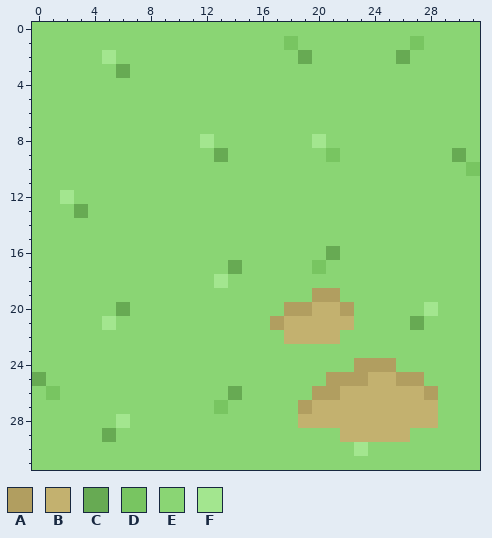
One commit to this pixel-art sprite: Assets/Assets/Resources/Tile/grass_1.png. The first picture shows the starting point.
The file is 32x32 pixels. Colours within 5 levels of each other are drawn and written as one.
Palette (. is transparent): A #b19e60  B #c3b16f  C #67aa53  D #78c561  E #8ad574  F #a3e68f
Pixels before, first column x 0:
 0 EEEEEEEEEEEEEEEEEEEEEEEEEEEEEEEE
 1 EEEEEEEEEEEEEEEEEEDEEEEEEEEDEEEE
 2 EEEEEFEEEEEEEEEEEEECEEEEEECEEEEE
 3 EEEEEECEEEEEEEEEEEEEEEEEEEEEEEEE
 4 EEEEEEEEEEEEEEEEEEEEEEEEEEEEEEEE
 5 EEEEEEEEEEEEEEEEEEEEEEEEEEEEEEEE
 6 EEEEEEEEEEEEEEEEEEEEEEEEEEEEEEEE
 7 EEEEEEEEEEEEEEEEEEEEEEEEEEEEEEEE
 8 EEEEEEEEEEEEFEEEEEEEFEEEEEEEEEEE
 9 EEEEEEEEEEEEECEEEEEEEDEEEEEEEECE
10 EEEEEEEEEEEEEEEEEEEEEEEEEEEEEEED
11 EEEEEEEEEEEEEEEEEEEEEEEEEEEEEEEE
12 EEFEEEEEEEEEEEEEEEEEEEEEEEEEEEEE
13 EEECEEEEEEEEEEEEEEEEEEEEEEEEEEEE
14 EEEEEEEEEEEEEEEEEEEEEEEEEEEEEEEE
15 EEEEEEEEEEEEEEEEEEEEEEEEEEEEEEEE
16 EEEEEEEEEEEEEEEEEEEEECEEEEEEEEEE
17 EEEEEEEEEEEEEECEEEEEDEEEEEEEEEEE
18 EEEEEEEEEEEEEFEEEEEEEEEEEEEEEEEE
19 EEEEEEEEEEEEEEEEEEEEAAEEEEEEEEEE
20 EEEEEECEEEEEEEEEEEAABBAEEEEEFEEE
21 EEEEEFEEEEEEEEEEEABBBBBEEEECEEEE
22 EEEEEEEEEEEEEEEEEEBBBBEEEEEEEEEE
23 EEEEEEEEEEEEEEEEEEEEEEEEEEEEEEEE
24 EEEEEEEEEEEEEEEEEEEEEEEAAAEEEEEE
25 CEEEEEEEEEEEEEEEEEEEEAAABBAAEEEE
26 EDEEEEEEEEEEEECEEEEEAABBBBBBAEEE
27 EEEEEEEEEEEEEDEEEEEABBBBBBBBBEEE
28 EEEEEEFEEEEEEEEEEEEBBBBBBBBBBEEE
29 EEEEECEEEEEEEEEEEEEEEEBBBBBEEEEE
30 EEEEEEEEEEEEEEEEEEEEEEEFEEEEEEEE
31 EEEEEEEEEEEEEEEEEEEEEEEEEEEEEEEE
After:
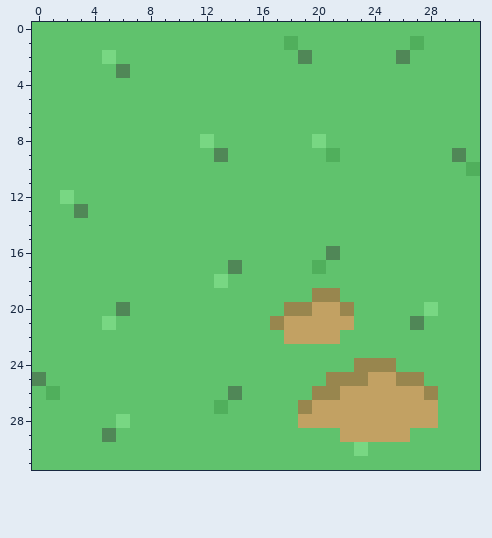
Commit: feat: changed grass texture to the new one
Edits made:
colour A: #b19e60 -> #98864e
colour B: #c3b16f -> #c2a163
colour C: #67aa53 -> #508757
colour D: #78c561 -> #50af5c
colour E: #8ad574 -> #60c26d
colour F: #a3e68f -> #78d783
Changed places in both pictures, as pixel boxes (x1, y1, x2, y2):
changed: (32, 22, 480, 470)
